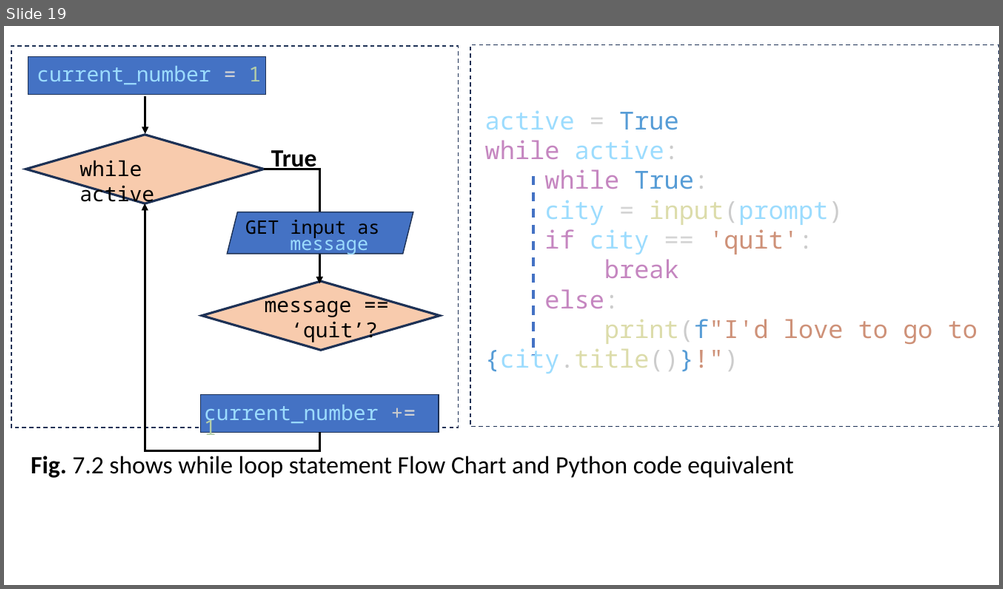
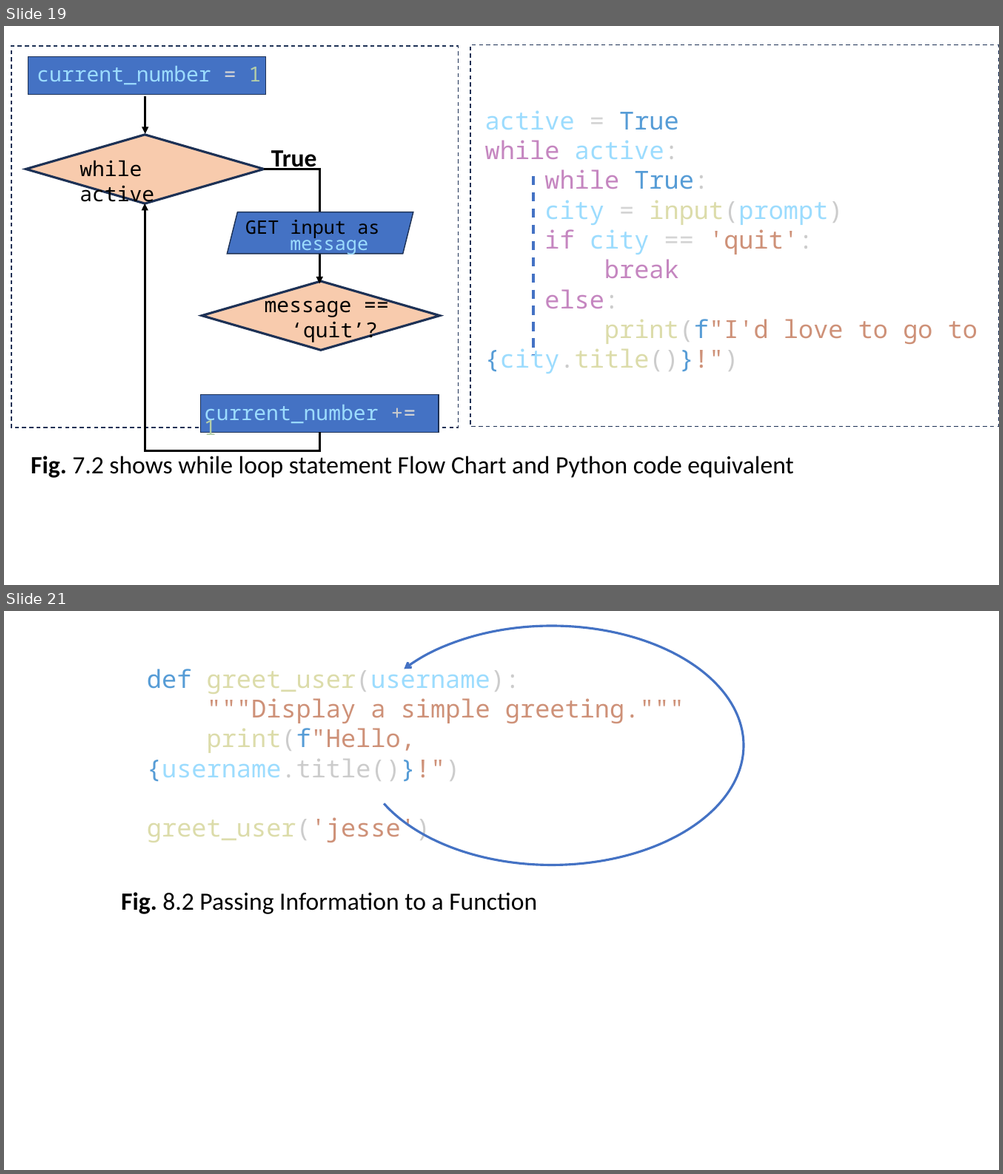
Before and after one commit to uzakariyya/python-programming-fellowship, a slide deck: assets/diagrams_pool.pptx. Shown one above the other, each under a label of ours: slide 19 before the commit, slides 19 and 21 after it; the slides between them are not shown. The pictures are 1003x589 and 1003x1174 pixels, drawn with LibreOffice and Linux fonts; fonts in the diff are those of the drawing. Boxes give left, top, right and bottom in pixels: in the first picture for what was removed or moved away, otherwise in the second. Text is boxed around its words. In the diff, an @@ line names an element or a change of style, - is before the commit and + after.

Commit message:
added other stuffs to functions

```diff
--- a/assets/diagrams_pool.pptx
+++ b/assets/diagrams_pool.pptx
@@ slide 21 added at (x1=4, y1=611, x2=999, y2=1170), background #FFFFFF @@
@@ arc (boxed as its full ellipse) added at (x1=360, y1=626, x2=743, y2=866), outline #4472C4 2.25 pt @@
@@ text added at (x1=147, y1=664, x2=684, y2=843), 24 pt, text #CE9178 @@
+def greet_user(username):
+"""Display a simple greeting."""
+print(f"Hello, {username.title()}!")
+greet_user('jesse')
@@ text added at (x1=121, y1=892, x2=537, y2=914), 24 pt, text #000000 @@
+Fig. 8.2 Passing Information to a Function
```
Also in this commit, not shown: 1 other slide added, 7 other files.
